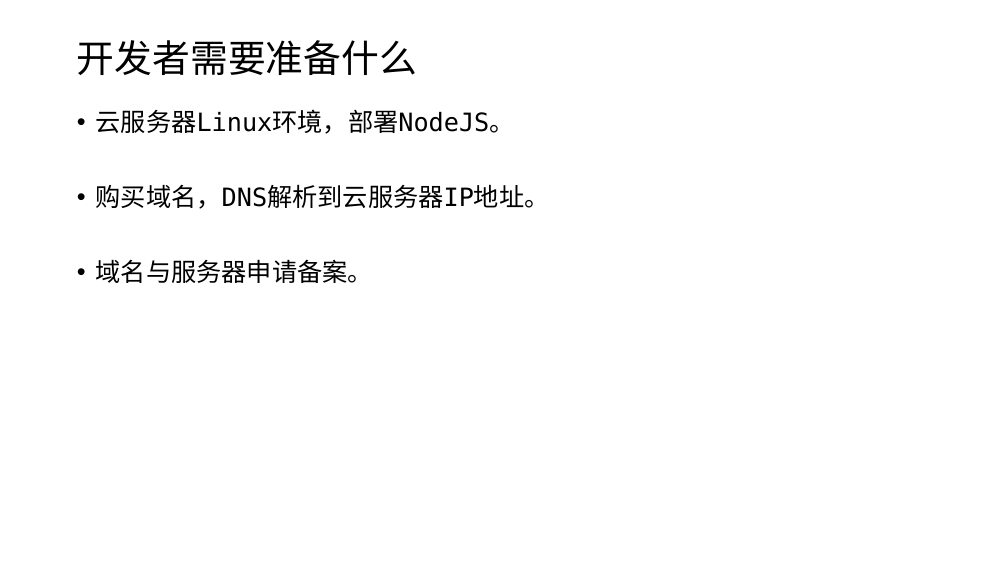
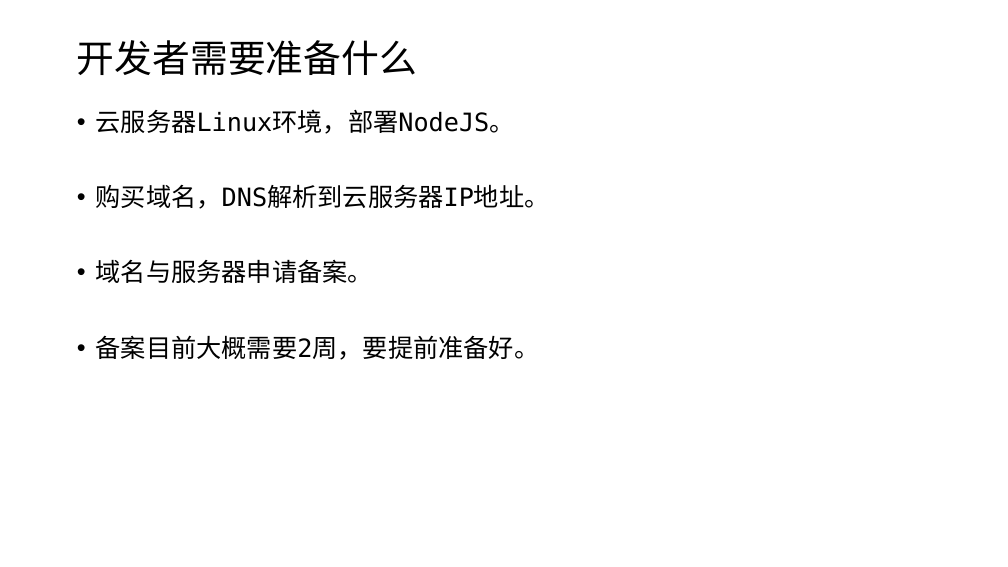
Before and after one commit to edu2act/course-wechat-and-miniprogram, a slide deck: slide 8 of 公众号开发常见问题.pptx (slide 6 before the commit). Drawn at 1008x567 pixels with LibreOffice and Linux fonts; fonts in the diff are those of the drawing. Boxes give left, top, right and bottom in pixels: in the first picture for what was removed or moved away, otherwise in the second. Text is boxed around its words. In the diff, an @@ line names an element or a change of style, - is before the commit and + after.

```diff
--- a/公众号开发常见问题.pptx
+++ b/公众号开发常见问题.pptx
@@ text at (x1=96, y1=335, x2=540, y2=360): paragraph added @@
+• 备案目前大概需要2周，要提前准备好。
```
Also in this commit, not shown: 5 other slides changed, 4 slides added, 6 other files.
